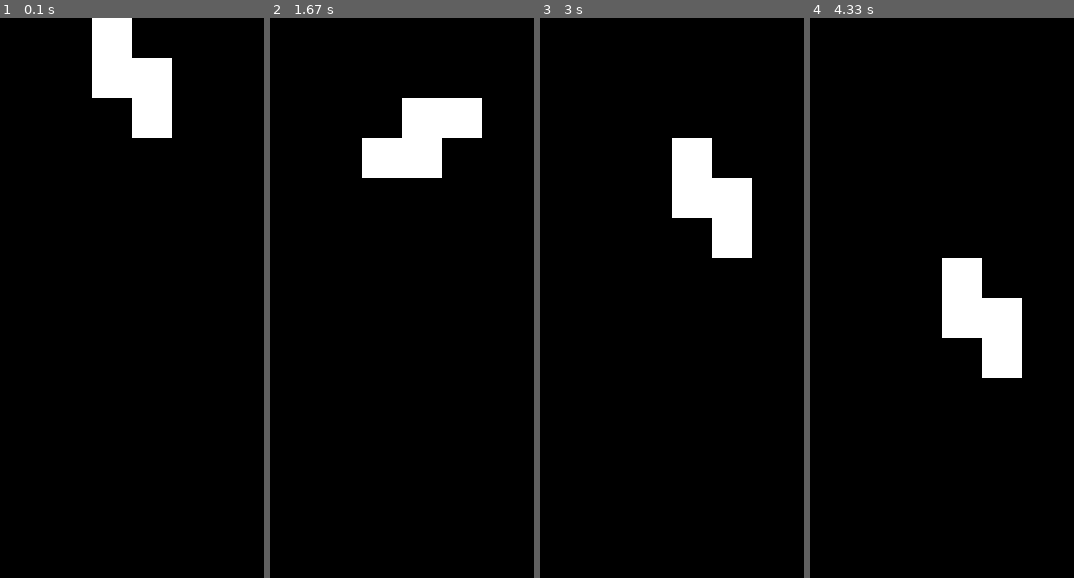
Above: before the commit, frames 1-4 (left to right).
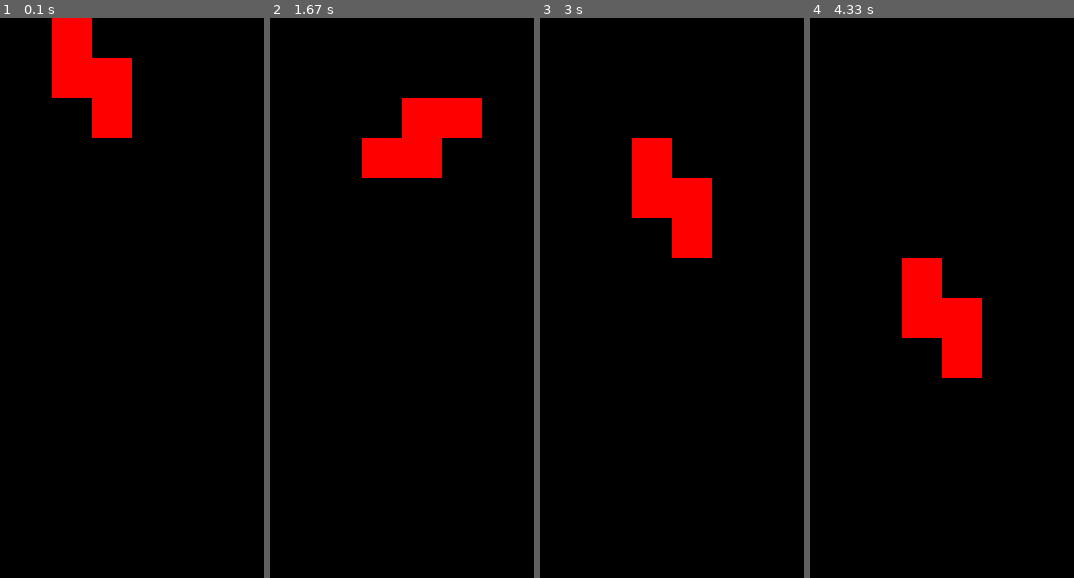
Above: after the commit, the same moments.

Repository: fridgehead/HueGrid
Game: pygame game, started from tetris.py
The game is run twice, just before and just after one commit, with the same random seed, the same clock (stepped at 60 frames per second) and the same inputs. The source is Python 2; it was converted automatically to run under Python 3.
Inputs:
- Up to frame 1 (0.1 s): no input
- Up to frame 2 (1.67 s): hold Right 0.33-0.8 s; hold Right 0.83-1.3 s; tap Space at 0.9, 1.2, 1.4 s; hold Left from 1.33 s (still down)
- Up to frame 3 (3 s): tap Space at 1.7, 1.97, 2.3, 2.6, 2.73 s; release Left at 1.87 s; hold Down 1.9-2.2 s; hold Left 2.23-2.63 s; hold Right from 2.67 s (still down)
- Up to frame 4 (4.33 s): tap Space at 3.03, 3.4, 3.8, 4.1, 4.3 s; release Right at 3.3 s; hold Down 3.33-3.7 s; hold Left 3.73-4.2 s; hold Right from 4.23 s (still down)

The runs differ from the first frame. In frame 1, 7.6% of the frame differs, in the area x 19-66%, y 0-22%; in frame 2, 4.3%; in frame 3, 7.6%; in frame 4, 7.6%.

Commit message:
Added colours and a few fixes

Diff:
--- a/tetris.py
+++ b/tetris.py
@@ -37,8 +37,8 @@
         ]
 
 
-        self.rotCounter = ((0,-1),(1,0))
-        self.rotClock = ((0,1),(-1,0))
+        self.rotClock = ((0,-1),(1,0))
+        self.rotCounter = ((0,1),(-1,0))
         self.rot180 = ((-1,0),(0,-1))
 
         self.rotations = [self.rotCounter,self.rotClock,self.rot180]
@@ -57,7 +57,6 @@
         self.moveHere(self.currentBlock,(0,-1))
 
         self.state = "PLAYING"
-
 
     def rotate(self, matrix, block):
         ''' rotate the current block returning a new block - non destructive '''
@@ -97,26 +96,30 @@
 
         return new_block
 
-    # TODO - Restrict state changes if we arent in playing state
+
+    def _move(self,offset):
+        ''' internal checking func '''
+        if self.state == "PLAYING":
+            self.moveIfPoss(self.currentBlock,offset)
+
     def goLeft(self):
-        if self.canMoveHere(self.currentBlock, (-1,0)):
-            self.moveHere(self.currentBlock, (-1,0))
+        self._move((-1,0))
 
     def goRight(self):
-        if self.canMoveHere(self.currentBlock, (1,0)):
-            self.moveHere(self.currentBlock, (1,0))
+       self._move((1,0))
 
     def goDown(self):
-        if self.canMoveHere(self.currentBlock, (0,-1)):
-            self.moveHere(self.currentBlock, (0,-1))
+       self._move((0,-1))
 
     def goRotate(self):
-        tblock = self.rotate(self.rotClock, self.currentBlock)
-        if self.canMoveHere(tblock, (0,0)):
-            # garbage collect
-            self.clearBlock(self.currentBlock)
-            self.currentBlock = tblock
-            self.moveHere(self.currentBlock, (0,0))
+        ''' Rotate a block - somewhat more involved '''
+        if self.state == "PLAYING":
+            tblock = self.rotate(self.rotClock, self.currentBlock)
+            if self.canMoveHere(tblock, (0,0)):
+                # garbage collect
+                self.clearBlock(self.currentBlock)
+                self.currentBlock = tblock
+                self.moveHere(self.currentBlock, (0,0))
 
 
     def canMoveHere(self, block, offset):
@@ -141,6 +144,13 @@
                     return False
 
         return True
+
+    def moveIfPoss(self,block,offset):
+        ''' convinience function '''
+        if self.canMoveHere(block,offset):
+            self.moveHere(block,offset)
+            return True
+        return False
 
     def clearBlock(self,block):
         ''' clear a block from the buffer '''
@@ -235,6 +245,7 @@
         self.tetris = tetris
         self.block_size = 20
         self.size = self.weight, self.height = self.tetris.boardX * self.block_size, self.tetris.boardY * self.block_size
+        self.palette = { "I" : (0,255,255), "Z" : (255,0,0), "S": (0,255,0), "O" : (200,200,200), "T" : (255,0,255), "L": (255,0,255), "J" : (0,0,255)}
 
 
     def on_init(self):
@@ -280,7 +291,7 @@
             for j in range(0,self.tetris.boardX):
                 if self.tetris.buffer[i][j] != 0:
                     rect = (j * self.block_size,  (self.tetris.boardY - i - 1) * self.block_size, self.block_size, self.block_size)
-                    pygame.draw.rect(self._display_surf, (255,255,255), rect )
+                    pygame.draw.rect(self._display_surf, self.palette[self.tetris.buffer[i][j]], rect )
 
         pygame.display.update()
 
